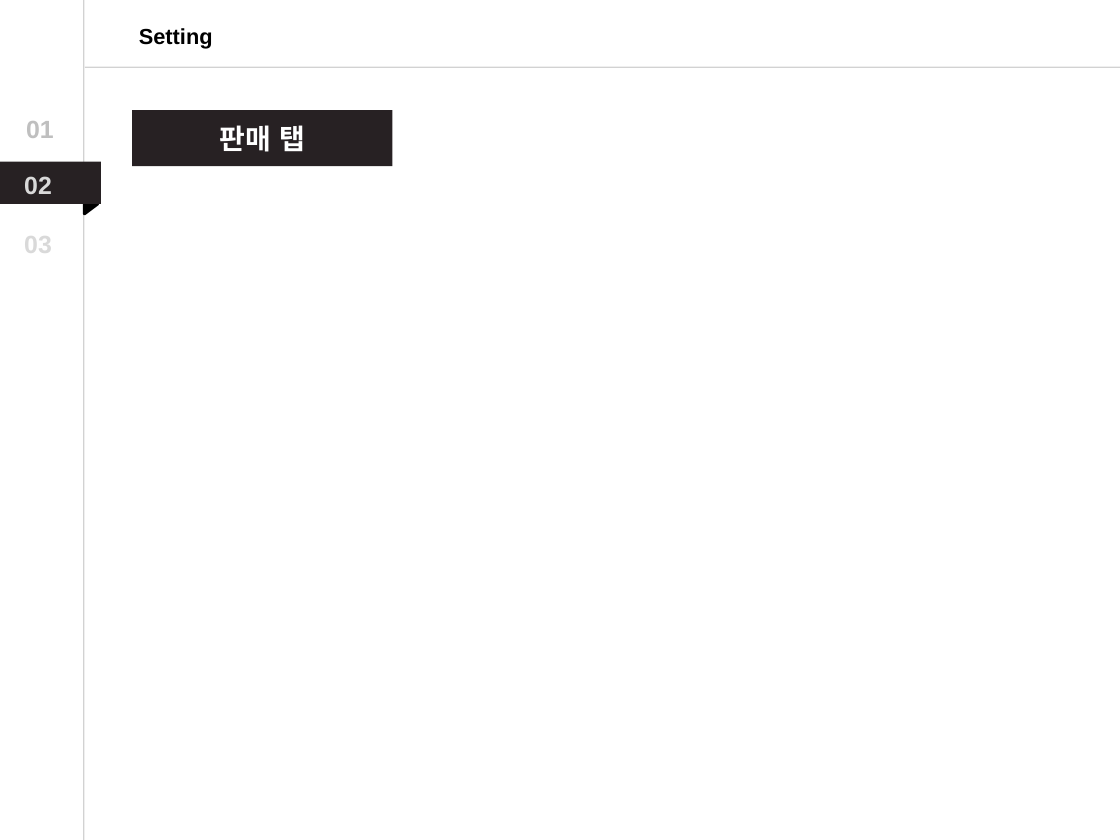
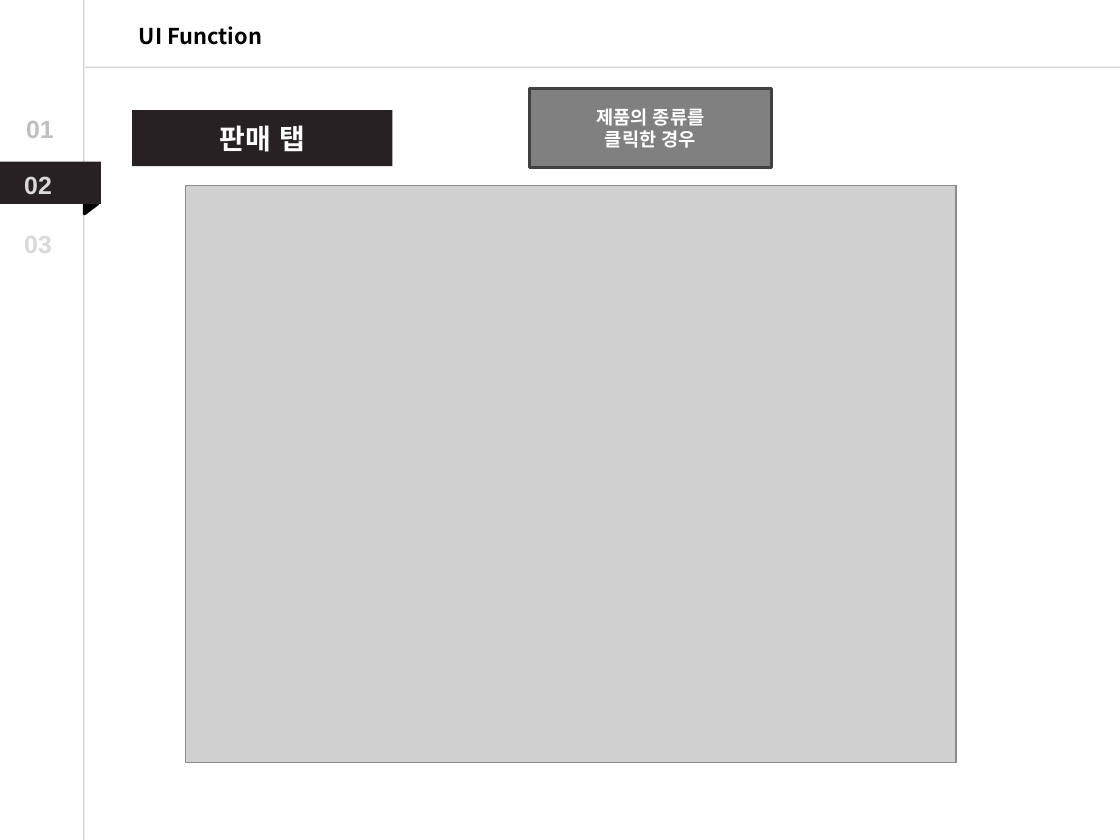
Before and after one commit to Dong-Jun-Shin/COMP_project, a slide deck: slide 26 of Document/DOC_source/ppt/pptTemp.pptx. Drawn at 1120x840 pixels with LibreOffice and Linux fonts; fonts in the diff are those of the drawing; grey boxes stand for pictures. Boxes give left, top, right and bottom in pixels: in the first picture for what was removed or moved away, otherwise in the second. Text is boxed around its words. In the diff, an @@ line names an element or a change of style, - is before the commit and + after.

```diff
--- a/Document/DOC_source/ppt/pptTemp.pptx
+++ b/Document/DOC_source/ppt/pptTemp.pptx
@@ text at bbox=[139, 26, 262, 45]: text changed; font Arial to Noto Sans CJK KR @@
-Setting
+UI Function
@@ rectangle added at bbox=[529, 88, 772, 168], fill #808080, outline #404040 2 pt, 12 pt, text #FFFFFF, bold @@
+제품의 종류를
+클릭한 경우
@@ picture added at bbox=[185, 185, 955, 763] @@
```
Also in this commit, not shown: 10 other slides changed, 5 slides added, 2 slides removed, 2 other files.
